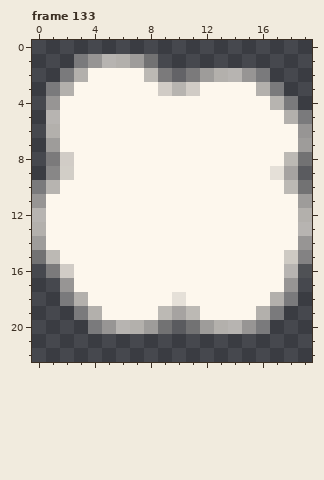
A pixel-art file gets an edit: res/grid.aseprite. Above: the version before the commit.
20x32 pixels, 255 frames. Pixels under 10% opacity are left out. Colours within 5 levels of each other are drawn and written as one. Shown: frame 133: x 0..19, y 0..22. The commit also changed other frames, which this record leaves out.
The same view after the edit:
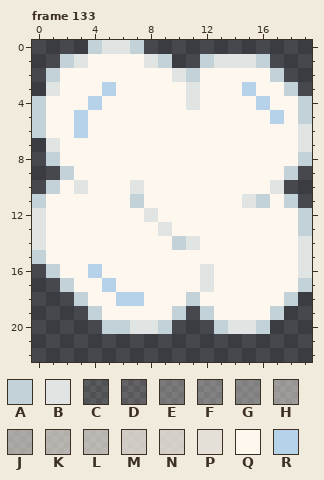
Palette (. is transparent): A #c3d2d9  B #e0e4e3  C #fdf7ed1c  D #fdf7ed28  E #fdf7ed49  F #fdf7ed55  G #fdf7ed5c  H #fdf7ed7a  J #fdf7ed8d  K #fdf7ed9e  L #fdf7eda4  M #fdf7edc1  N #fdf7edc7  P #fdf7edde  Q #fdf7ed  R #b5d2e8
From old to new:
Frame 133, layer "Layer 1":
There is now colour A in row 0 at x 4 and 7; in row 1 at x 2, 9, 12 and 16; in row 2 at x 1 and 17; in row 3 at x 18; in row 4 at x 0 and 19; in rows 5 to 6 at x 0.
There is now colour A in row 17 at x 19.
The edit turns colour E into colour A in row 5 at x 19; in row 8 at x 19; in row 15 at x 0; in row 18 at x 18; in row 19 at x 17; in row 20 at x 9 and 16.
The edit turns colour F into colour A in row 2 at x 11; in row 8 at x 1; in row 16 at x 1.
The edit turns colour H into colour A in row 11 at x 0; in row 17 at x 2; in row 20 at x 5.
The edit turns colour J into colour A in row 9 at x 18; in row 19 at x 10.
The edit turns colour K into colour A in rows 12 to 13 at x 19; in row 18 at x 3; in row 19 at x 4; in row 20 at x 6 and 13.
The edit turns colour L into colour A in row 10 at x 1.
The edit turns colour N into colour A in row 9 at x 2.
The edit turns colour Q into colour A in row 11 at x 7, 16 and 18; in row 14 at x 10; in row 18 at x 11; in row 19 at x 12.
There is now colour B in row 0 at x 5 to 6; in row 1 at x 13 to 15.
The edit turns colour C into colour B in row 16 at x 19.
The edit turns colour D into colour B in row 2 at x 10.
The edit turns colour E into colour B in row 1 at x 3 and 8; in row 3 at x 1.
The edit turns colour F into colour B in row 15 at x 19.
The edit turns colour H into colour B in row 6 at x 19; in row 7 at x 1 and 19; in row 14 at x 0 and 19; in row 20 at x 8 and 15.
The edit turns colour K into colour B in rows 12 to 13 at x 0; in row 20 at x 7 and 14.
The edit turns colour M into colour B in row 3 at x 11.
The edit turns colour Q into colour B in row 4 at x 11; in row 10 at x 3, 7 and 17; in row 11 at x 15; in row 12 at x 8; in row 13 at x 9; in row 14 at x 11.
The edit turns colour Q into colour B in rows 16 to 17 at x 12.
The edit turns colour E into colour Q in row 2 at x 2 and 16; in row 3 at x 17; in row 4 at x 18.
The edit turns colour F into colour Q in row 2 at x 9.
The edit turns colour H into colour Q in row 1 at x 4 and 7; in row 2 at x 12 and 15; in row 4 at x 1; in row 17 at x 18.
The edit turns colour K into colour Q in row 1 at x 5 to 6; in row 2 at x 3 and 13 to 14; in row 3 at x 2 and 16; in row 5 at x 1 and 18; in row 6 at x 1; in row 16 at x 18.
The edit turns colour K into colour Q in row 18 at x 17; in row 19 at x 16.
The edit turns colour L into colour Q in row 2 at x 8; in row 3 at x 10; in row 4 at x 17; in row 8 at x 18; in row 15 at x 1; in row 19 at x 9.
The edit turns colour M into colour Q in row 3 at x 9; in row 8 at x 2; in row 15 at x 18; in row 16 at x 2.
The edit turns colour P into colour Q in row 9 at x 17; in row 18 at x 10.
The edit turns colour Q into colour R in row 3 at x 5 and 15; in row 4 at x 4 and 16; in row 5 at x 3 and 17; in row 6 at x 3; in row 16 at x 4; in row 17 at x 5.
The edit turns colour Q into colour R in row 18 at x 6 to 7.
Colour C is gone in row 9 at x 19; in row 20 at x 10.
Colour E is gone in row 10 at x 0 and 19; in row 18 at x 2; in row 19 at x 3; in row 20 at x 4 and 11.
Colour G is gone in row 9 at x 1.
Colour H is gone in row 11 at x 19; in row 20 at x 12.
Colour L is gone in row 10 at x 18; in row 19 at x 11.
Where, in picture pixels (left, top, right, bottom), the same in both pictures:
changed: (32, 40, 312, 334)
